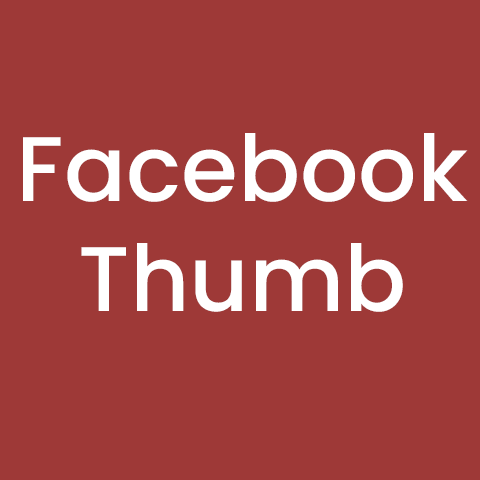
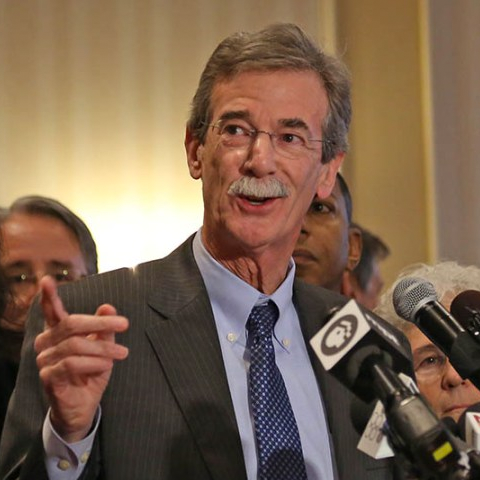
Layers edited between the first and the second 480 x 480 image:
renamed "Facebook Thumb" to (unnamed layer), painted on it over [23,133,468,312]
added layer "Layer 1" above "Background" over [0,0,480,480]
painted on "Background" over [0,0,480,480]
